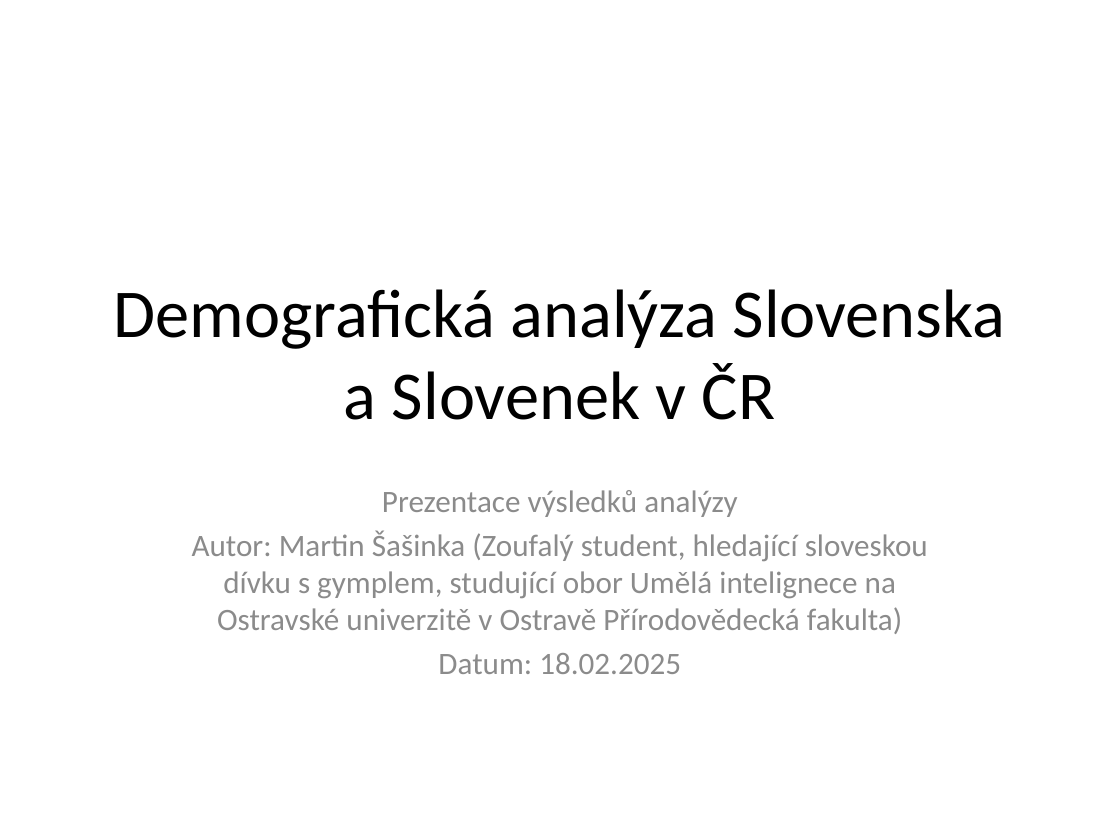
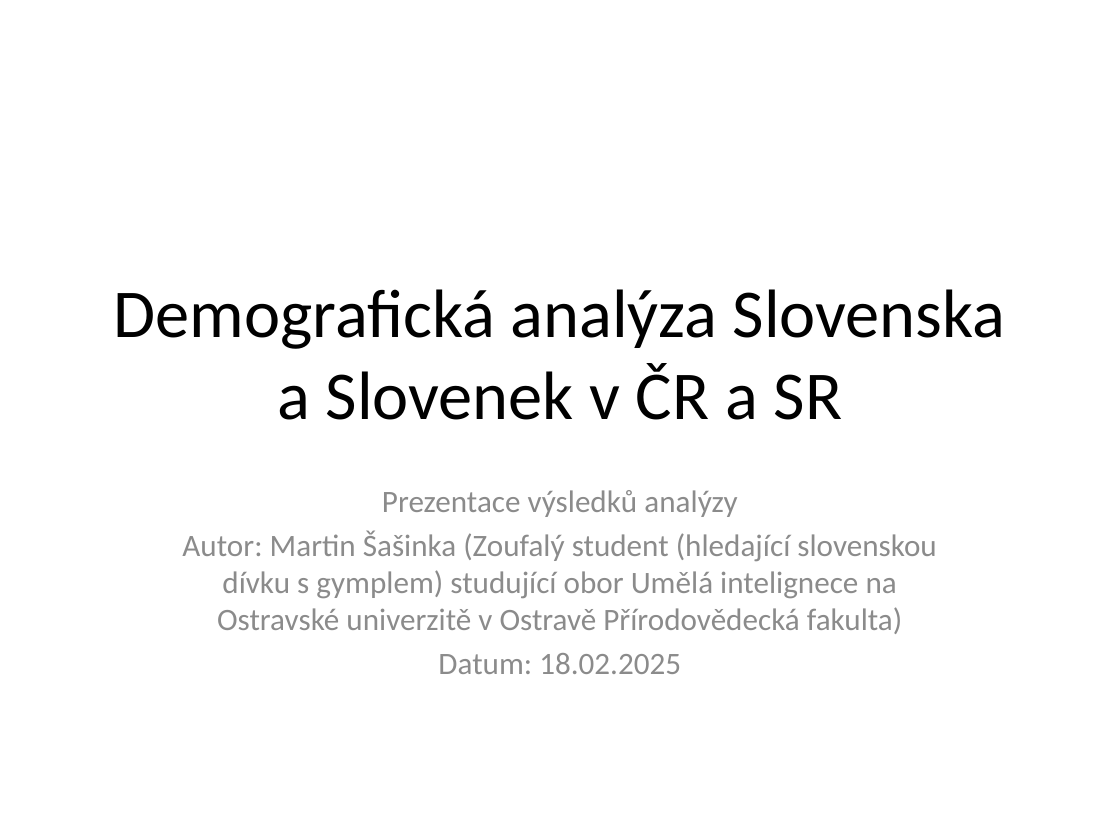
Before and after one commit to VelkaSunka/Slovakian_woman_propability, a slide deck: slide 1 of demograficka_analyza_slovensko.pptx. Drawn at 1120x840 pixels with LibreOffice and Linux fonts; fonts in the diff are those of the drawing. Boxes give left, top, right and bottom in pixels: in the first picture for what was removed or moved away, otherwise in the second. Text is boxed around its words. In the diff, an @@ line names an element or a change of style, - is before the commit and + after.

Commit message:
minor presentation changes

```diff
--- a/demograficka_analyza_slovensko.pptx
+++ b/demograficka_analyza_slovensko.pptx
@@ title at <box>114,289,1006,420</box>: text changed @@
-Demografická analýza Slovenska a Slovenek v ČR
+Demografická analýza Slovenska a Slovenek v ČR a SR
@@ subtitle at <box>182,530,936,634</box>: text changed @@
-Autor: Martin Šašinka (Zoufalý student, hledající sloveskou dívku s gymplem, studující obor Umělá intelignece na Ostravské univerzitě v Ostravě Přírodovědecká fakulta)
+Autor: Martin Šašinka (Zoufalý student (hledající slovenskou dívku s gymplem) studující obor Umělá intelignece na Ostravské univerzitě v Ostravě Přírodovědecká fakulta)
```
Also in this commit, not shown: 2 other slides changed.
